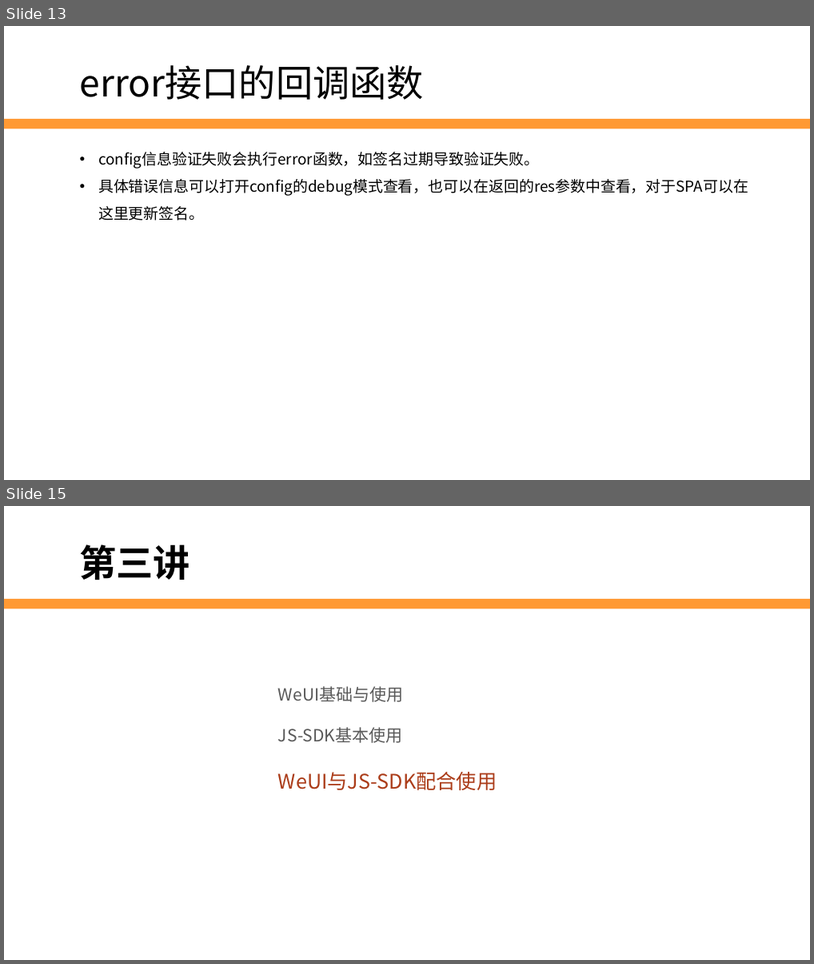
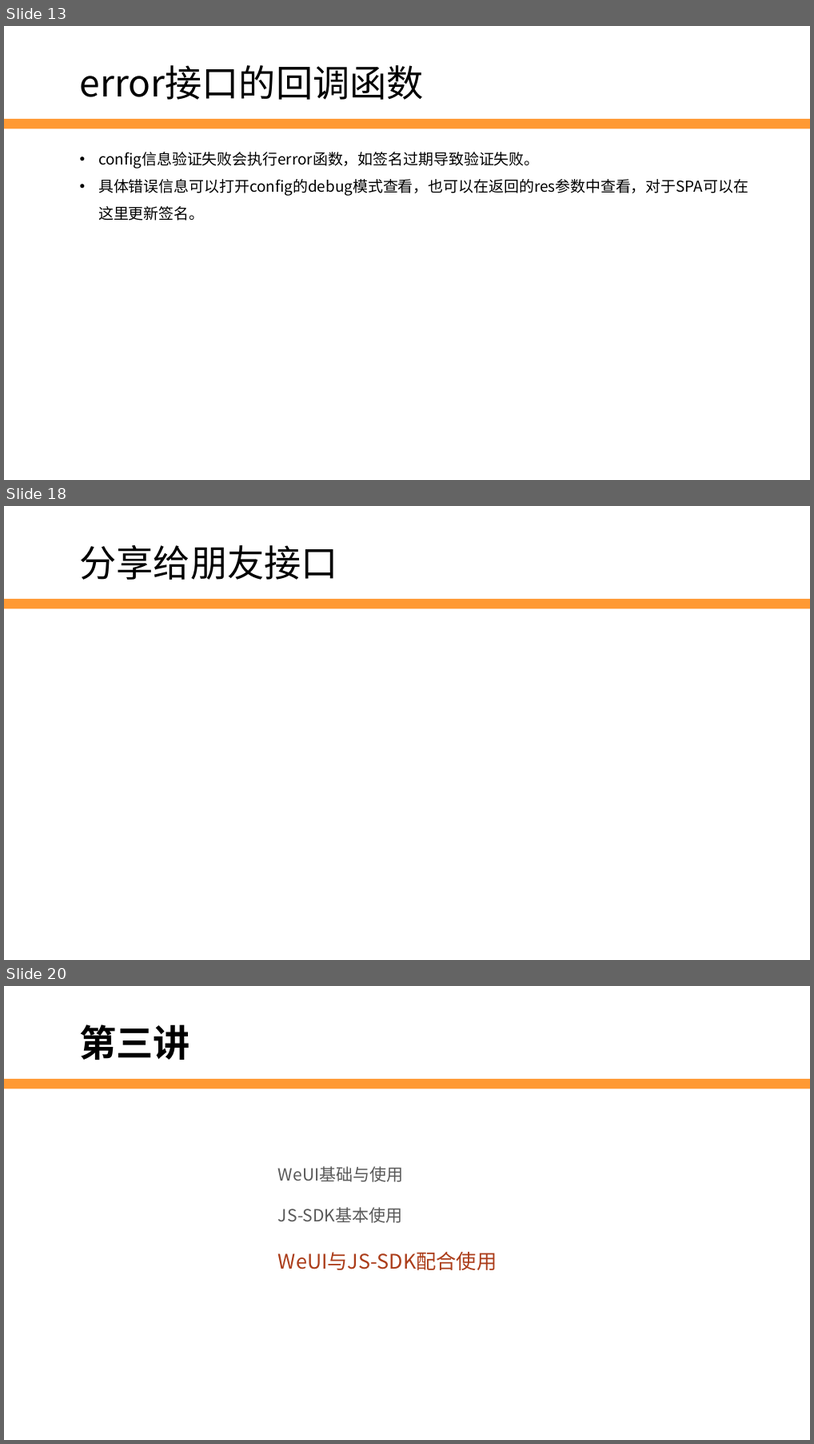
Before and after one commit to edu2act/2017-2018_1st_Wechat_Web_Programming, a slide deck: 课程ppt/第10讲 JS-SDK.pptx. Shown one above the other, each under a label of ours: slides 13 and 15 before the commit, slides 13, 18 and 20 after it; the slides between them are not shown. The pictures are 814x964 and 814x1444 pixels, drawn with LibreOffice and Linux fonts; fonts in the diff are those of the drawing; background and template pictures are left out. Boxes give left, top, right and bottom in pixels: in the first picture for what was removed or moved away, otherwise in the second. Text is boxed around its words. In the diff, an @@ line names an element or a change of style, - is before the commit and + after.

```diff
--- a/课程ppt/第10讲 JS-SDK.pptx
+++ b/课程ppt/第10讲 JS-SDK.pptx
@@ slide 18 added at box(4, 506, 810, 960), background #FFFFFF; not listed: 1 template element that a slide beside it also shows @@
@@ text added at box(80, 545, 338, 580), 44 pt, text #000000 @@
+分享给朋友接口
@@ what was slide 15 is now slide 20 @@
```
Also in this commit, not shown: 2 slides changed, 4 other slides added.
